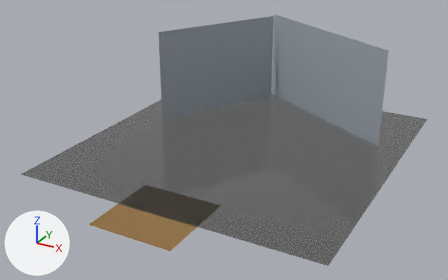
An edit to the Blender file Eternal Ethereal Collection 1/Eternal Ethereal Collection 1.blend, drawn before and after from the same camera.
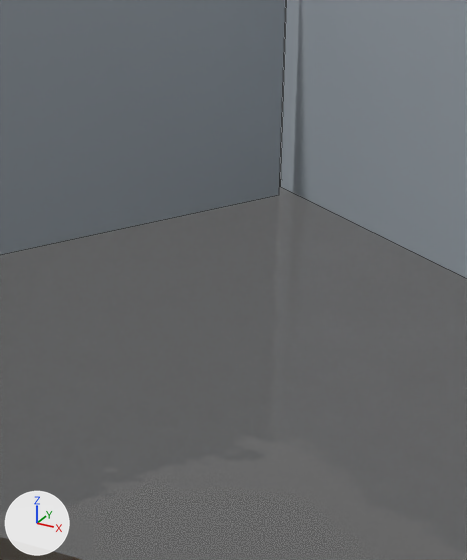
There are two pictures of each version: one whole from a 50 mm lens placed at (878.0, -1276.0, 867.0), pointed at (-11.0, 339.0, 60.0), one close up on the part from 42% to 73% of the width and 14% to 73% of the height. Every picture has the same lights, and +X, +Y and +Z are marked at lower left. The close-ups show mesh edges as thin lines.

Names of what the first close-up shows: 'Rock face -x', 'Rock face y', 'Walta'.
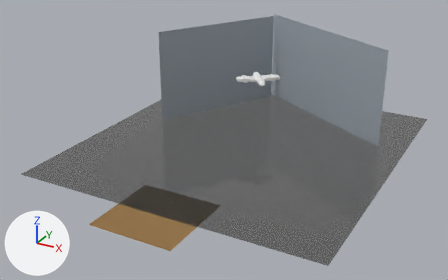
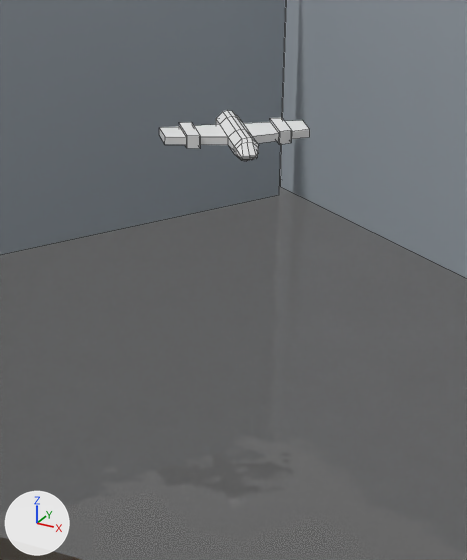
Commit message: Blocked out ship

Location of each change, (x1, y1, x2, y2) in pixels of the close-ups (467 x 560 px):
'Ref space ship', added
    after: (159, 110, 310, 161)

The change, as a list of edits to the scene's bpy script:
```text
Add me_cube_002:
    me_cube_002.from_pydata(...)  # 60 vertices, 51 faces; spans x -9.41..0.0, y -7.63..5.73, z -1.54..1.54
Add ob_ref_space_ship:
    ob_ref_space_ship = bpy.data.objects.new('Ref space ship', me_cube_002)
    ob_ref_space_ship.location = (-9.0, 586.0, 196.0)
    ob_ref_space_ship.rotation_euler = (0.0, 0.0, 0.666)  # degrees (0, 0, 38)
    ob_ref_space_ship.scale = (7.97, 7.97, 7.97)
    _m = ob_ref_space_ship.modifiers.new('Mirror', 'MIRROR')
    _m.use_clip = True
```
